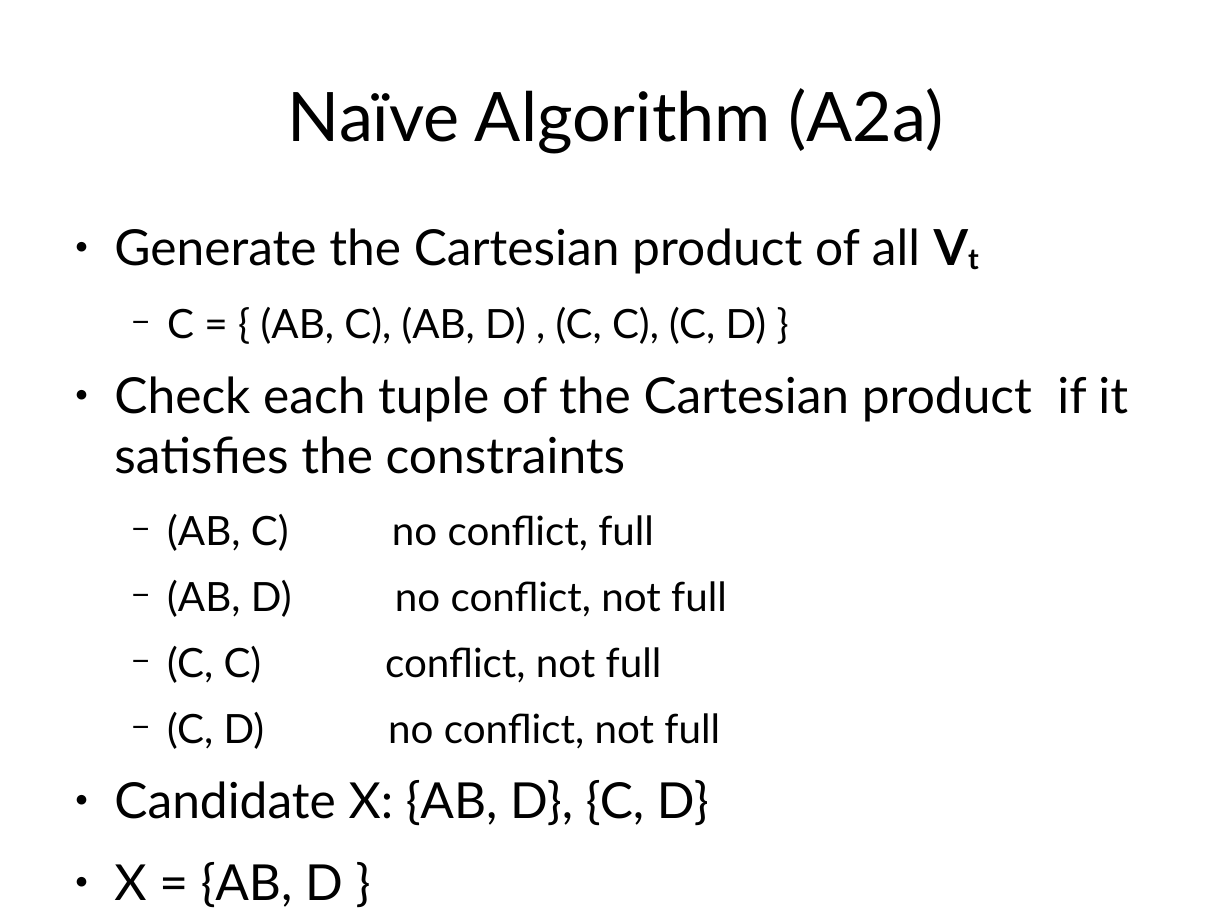
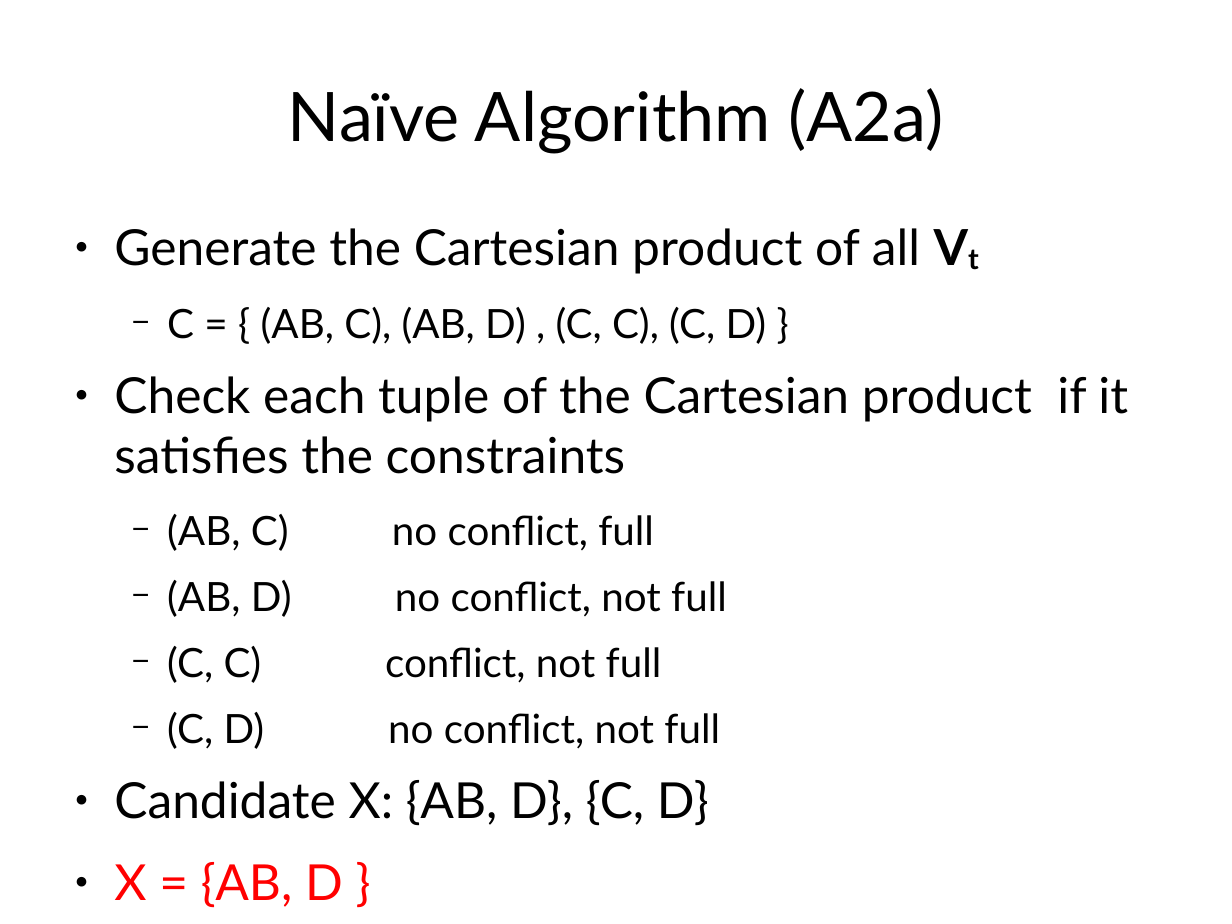
Before and after one commit to jachermocilla/jach-homepage, a slide deck: slide 20 of seminar-2008.odp. Drawn at 1232x924 pixels with LibreOffice and Linux fonts; fonts in the diff are those of the drawing. Boxes give left, top, right and bottom in pixels: in the first picture for what was removed or moved away, otherwise in the second. Text is boxed around its words. In the diff, an @@ line names an element or a change of style, - is before the commit and + after.

```diff
--- a/seminar-2008.odp
+++ b/seminar-2008.odp
@@ text at (x1=114, y1=862, x2=343, y2=908): text colour #000000 to #FF0000 in "X = {AB, D }" @@
```
Also in this commit, not shown: 5 other slides changed.
